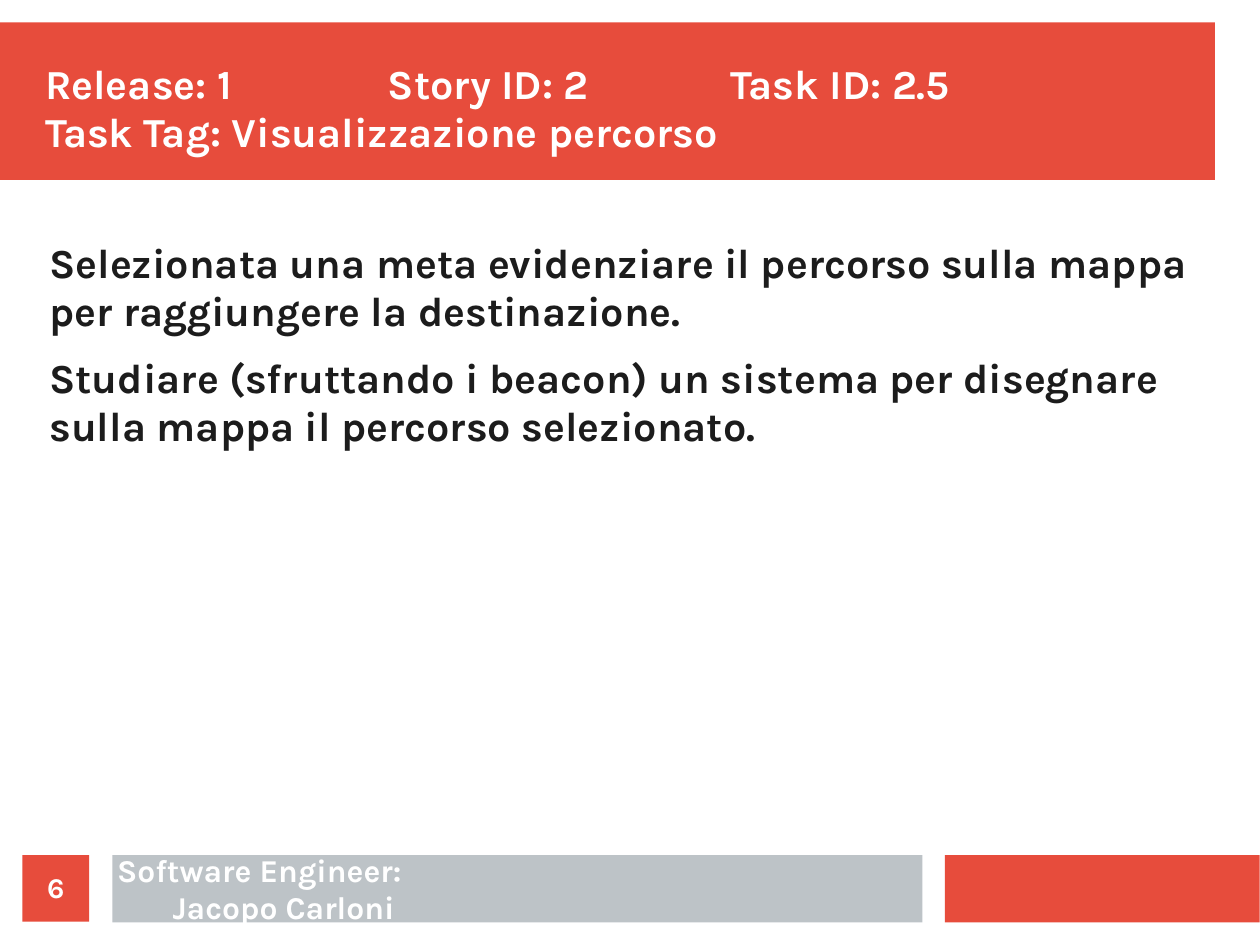
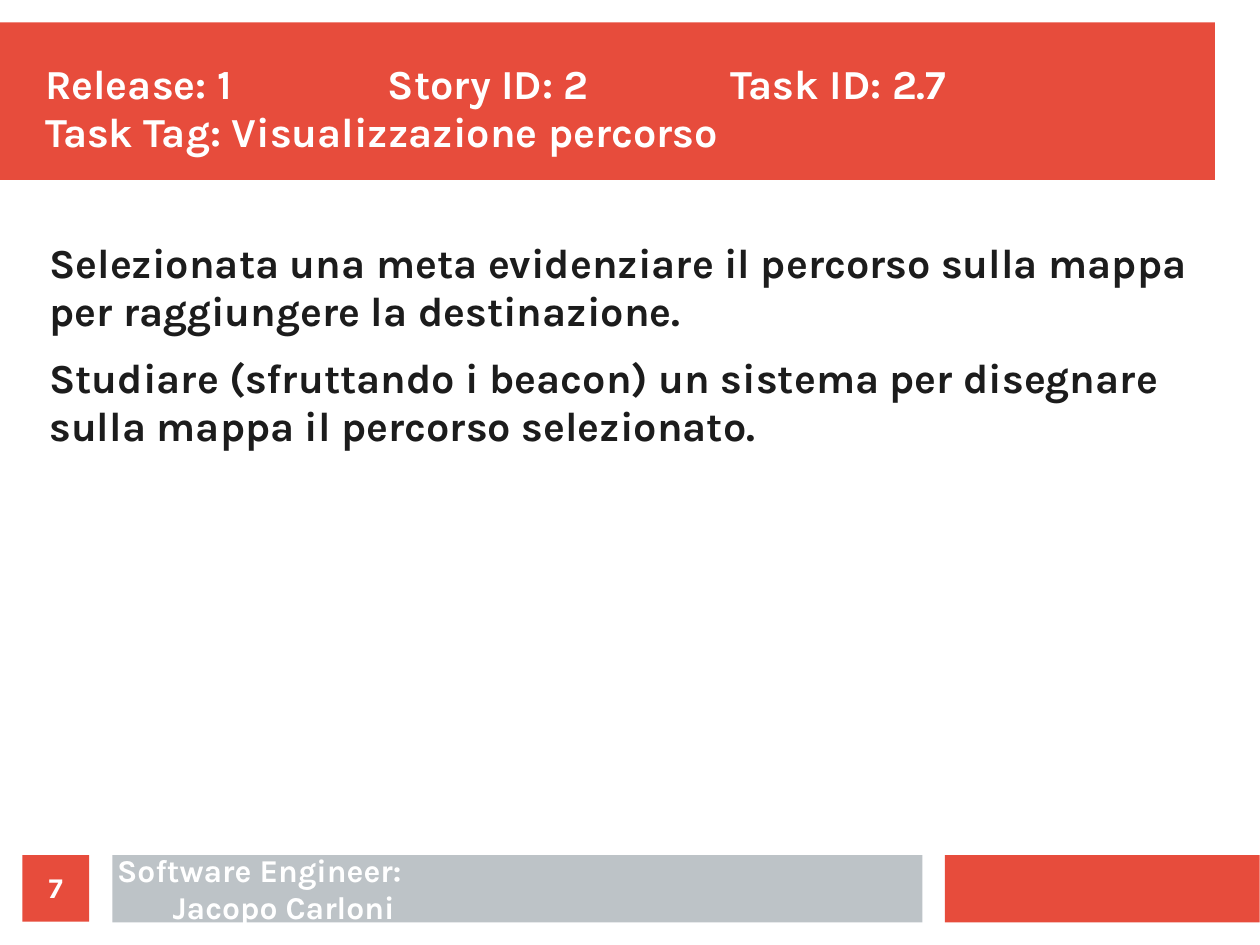
Before and after one commit to ecorradini/ProgettoIDS, a slide deck: slide 7 of AnalisiRequisiti/Task/UT2/TaskGestioneMappeClient.ppt (slide 6 before the commit). Drawn at 1260x945 pixels with LibreOffice and Linux fonts; fonts in the diff are those of the drawing. Boxes give left, top, right and bottom in pixels: in the first picture for what was removed or moved away, otherwise in the second. Text is boxed around its words. In the diff, an @@ line names an element or a change of style, - is before the commit and + after.

Commit message:
task gestutclient
task gestutclient

```diff
--- a/AnalisiRequisiti/Task/UT2/TaskGestioneMappeClient.ppt
+++ b/AnalisiRequisiti/Task/UT2/TaskGestioneMappeClient.ppt
@@ title at <box>45,70,946,158</box>: text changed @@
-Release: 1 Story ID: 2 Task ID: 2.5
-Task Tag: Visualizzazione percorso
+Release: 1 Story ID: 2 Task ID: 2.7
+Task Tag: Visualizzazione percorso
@@ page number at <box>49,879,63,898</box>: text changed @@
-6
+7
```
Also in this commit, not shown: 4 other slides changed.
